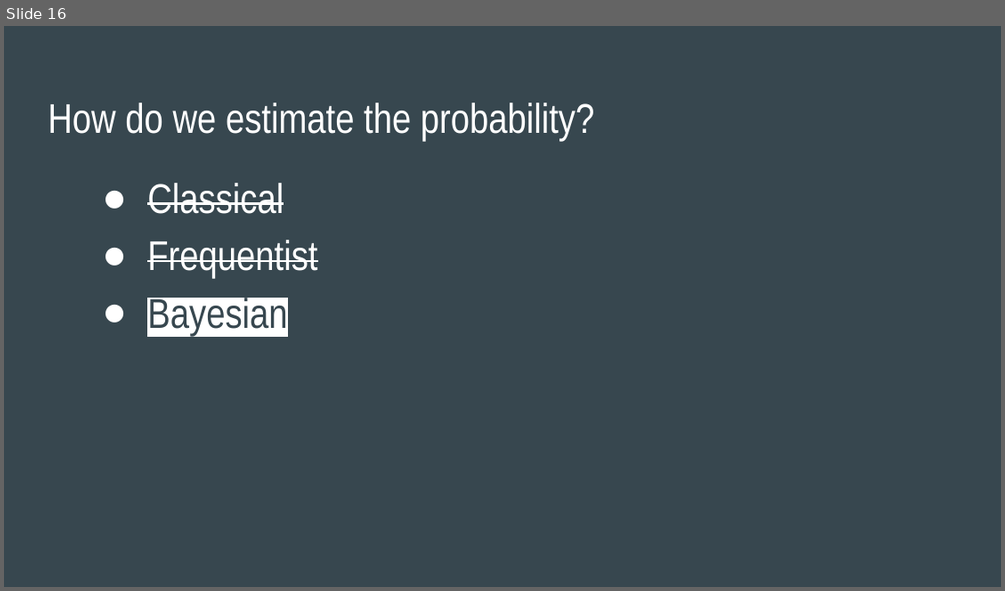
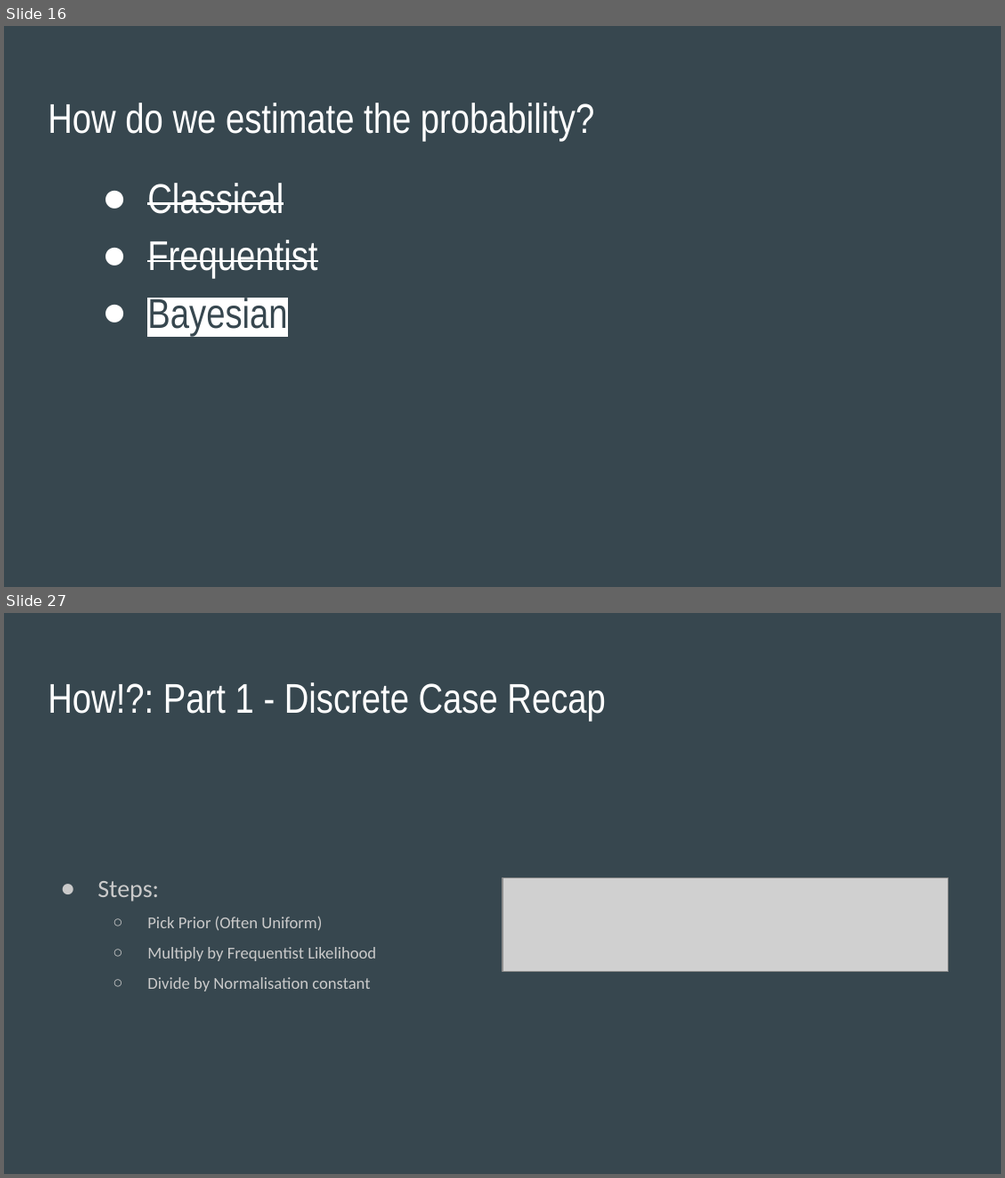
Before and after one commit to SThornewillvE/Hamburg_DS_Meetup_Bayesian-Stats_Intro, a slide deck: slides/intro_to_bayes_slides.pptx. Shown one above the other, each under a label of ours: slide 16 before the commit, slides 16 and 27 after it; the slides between them are not shown. The pictures are 1005x591 and 1005x1178 pixels, drawn with LibreOffice and Linux fonts; fonts in the diff are those of the drawing; grey boxes stand for pictures. Boxes give left, top, right and bottom in pixels: in the first picture for what was removed or moved away, otherwise in the second. Text is boxed around its words. In the diff, an @@ line names an element or a change of style, - is before the commit and + after.

Commit message:
Complete slides up to conjugate priors

```diff
--- a/slides/intro_to_bayes_slides.pptx
+++ b/slides/intro_to_bayes_slides.pptx
@@ slide 27 added at bbox=[4, 613, 1001, 1174], background #37474F @@
@@ title added at bbox=[48, 682, 605, 721], 30 pt, text #FFFFFF @@
+How!?: Part 1 - Discrete Case Recap
@@ picture added at bbox=[502, 878, 948, 972] @@
@@ text added at bbox=[97, 881, 376, 991], 12 pt, text #CACACA @@
+● Steps:
+  ○ Pick Prior (Often Uniform)
+  ○ Multiply by Frequentist Likelihood
+  ○ Divide by Normalisation constant
```
Also in this commit, not shown: 1 slide changed, 22 other slides added, 2 slides removed, 1 other file.
